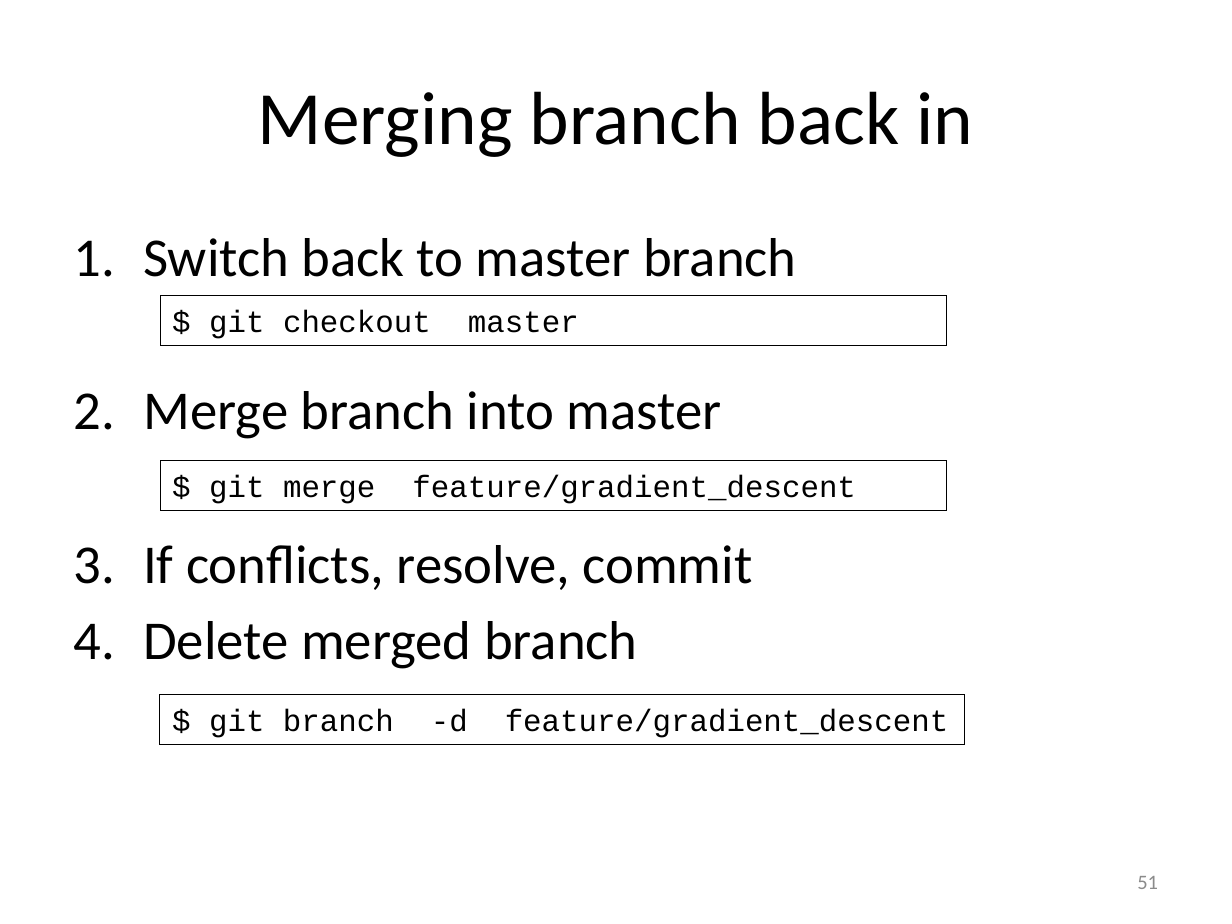
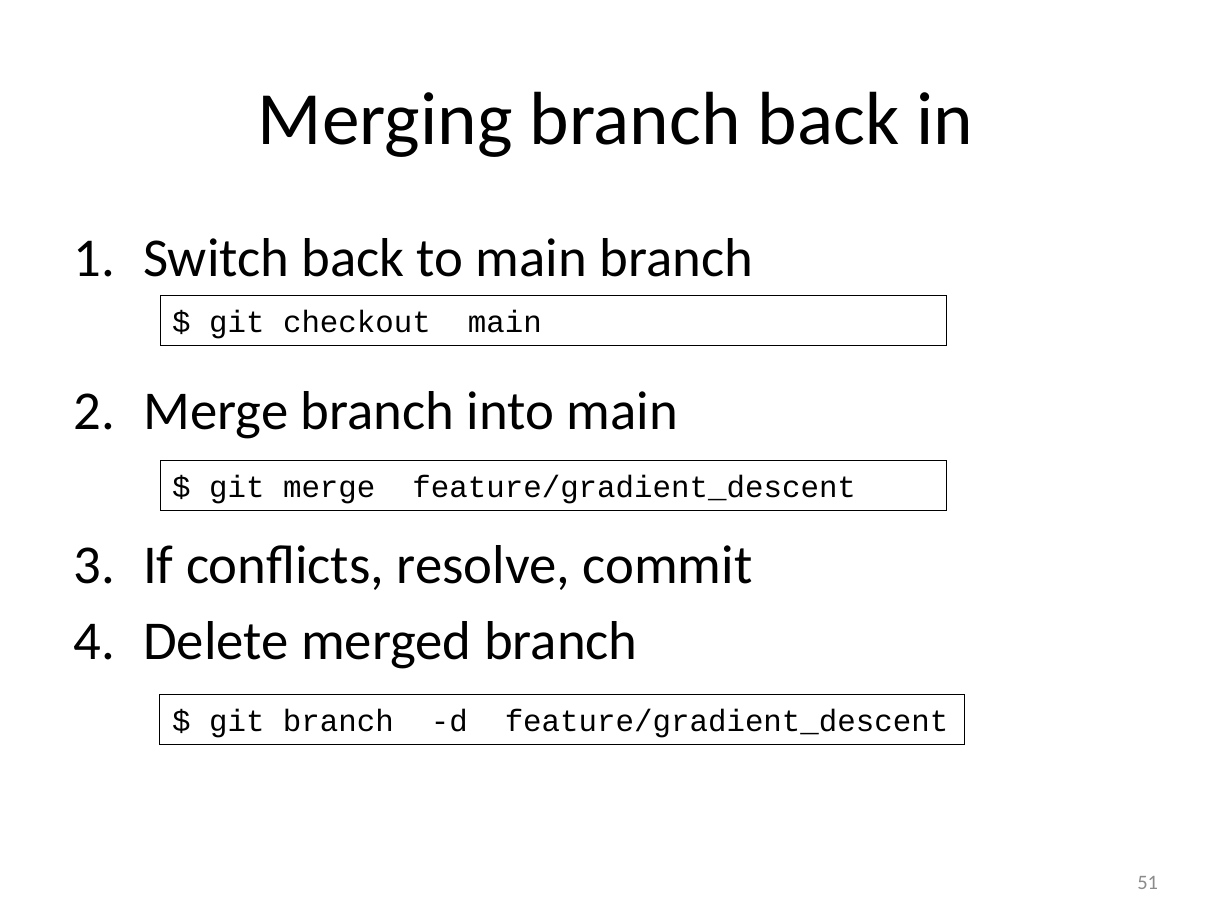
Before and after one commit to gjbex/Version-control-with-git, a slide deck: slide 51 of version_control_git.pptx. Drawn at 1232x924 pixels with LibreOffice and Linux fonts; fonts in the diff are those of the drawing. Boxes give left, top, right and bottom in pixels: in the first picture for what was removed or moved away, otherwise in the second. Text is boxed around its words. In the diff, an @@ line names an element or a change of style, - is before the commit and + after.

Commit message:
Change master to main branch
* Both Github and Gitlab now use `main` rather than `master` by default.

```diff
--- a/version_control_git.pptx
+++ b/version_control_git.pptx
@@ text at (143,238,754,439): text changed @@
-1. Switch back to master branch
-2. Merge branch into master
+1. Switch back to main branch
+2. Merge branch into main
@@ text in rectangle at (209,310,542,339): text changed @@
-$ git checkout master
+$ git checkout main
```
Also in this commit, not shown: 13 other slides changed.
